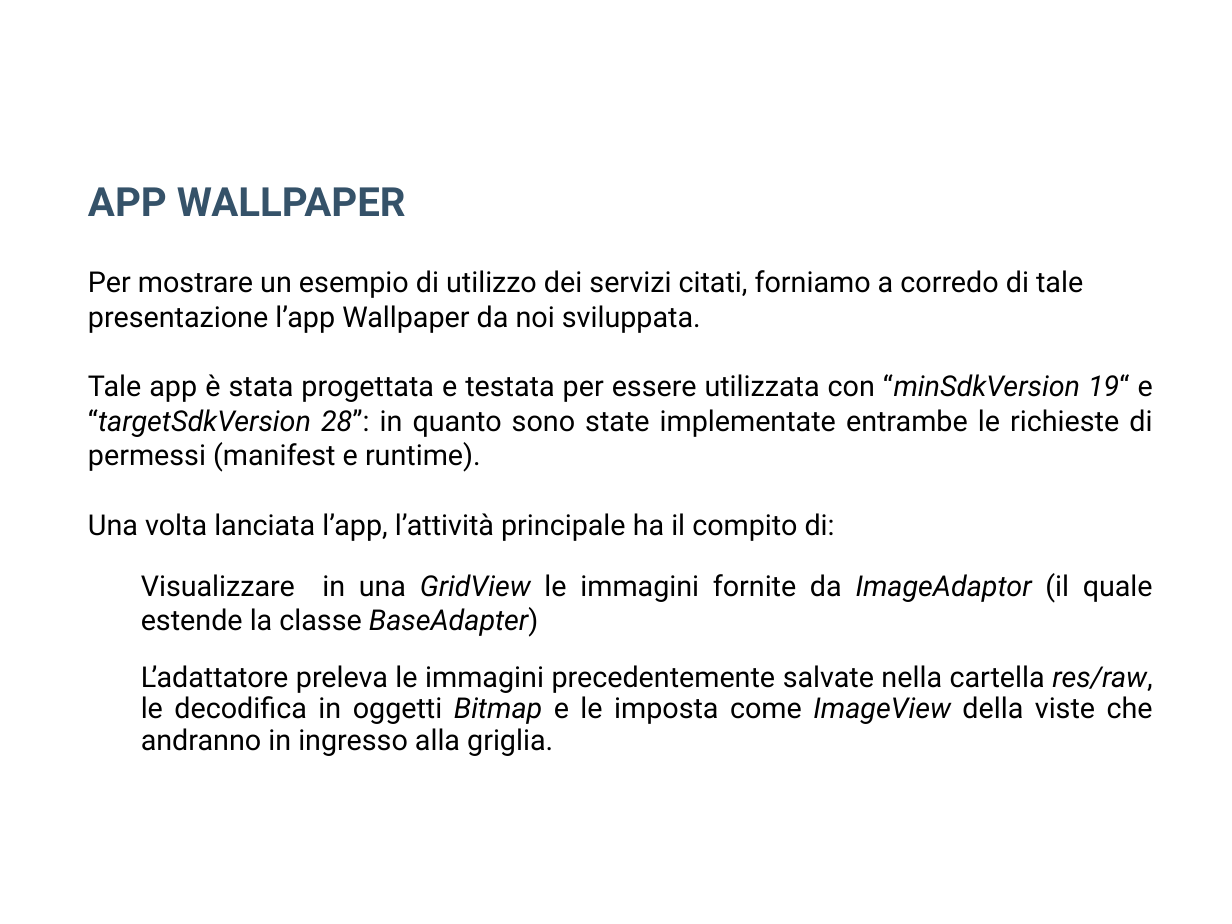
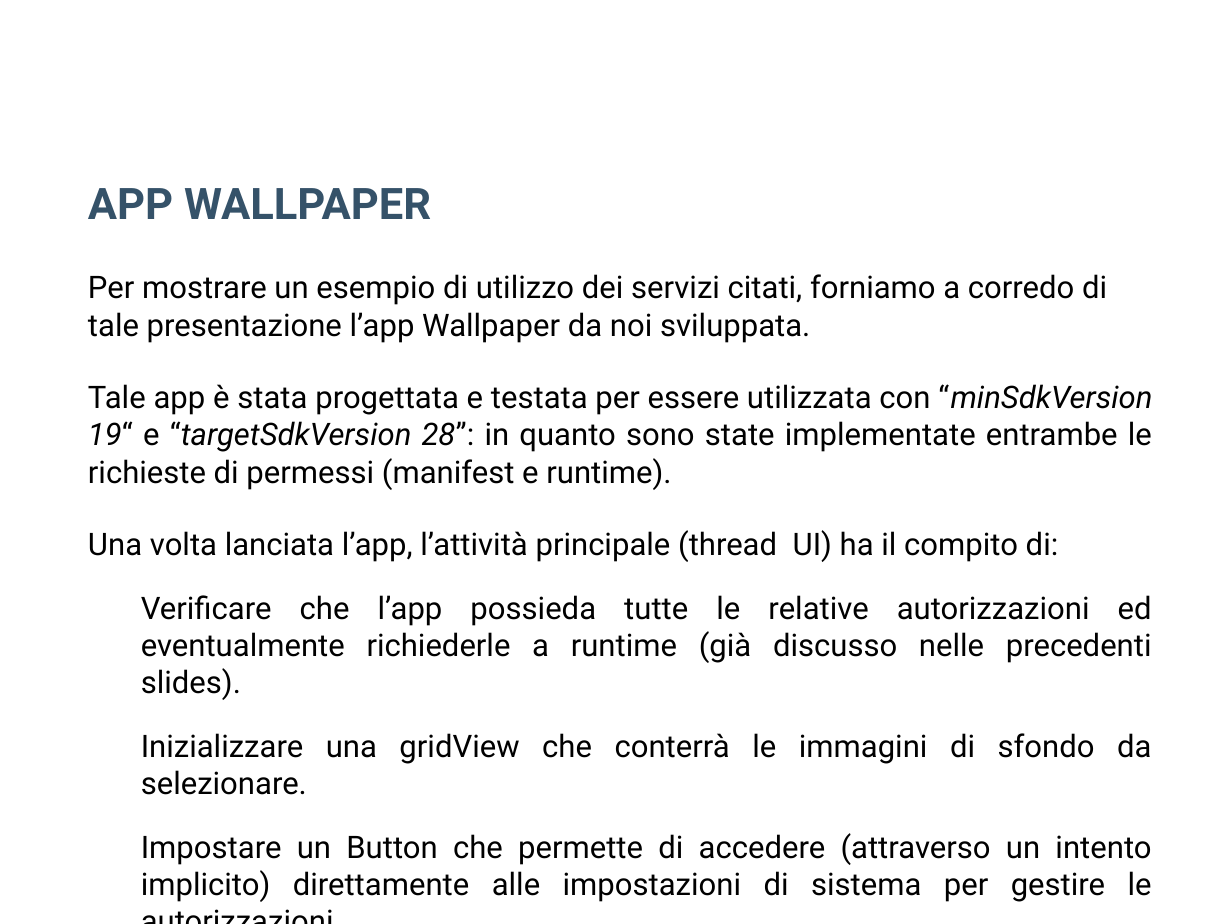
Before and after one commit to 0088024/Wallpaper_v4, a slide deck: slide 11 of ESONERO_WALLPAPERS_FPR-IOL2018(3).odp. Drawn at 1232x924 pixels with LibreOffice and Linux fonts; fonts in the diff are those of the drawing; background and template pictures are left out. Boxes give left, top, right and bottom in pixels: in the first picture for what was removed or moved away, otherwise in the second. Text is boxed around its words. In the diff, an @@ line names an element or a change of style, - is before the commit and + after.

```diff
--- a/ESONERO_WALLPAPERS_FPR-IOL2018(3).odp
+++ b/ESONERO_WALLPAPERS_FPR-IOL2018(3).odp
@@ text at [88, 188, 1152, 490]: size 25.9 to 28 pt in "APP WALLPAPER"; size 18.5 to 20 pt in "Per mostrare un esempio di utilizzo dei ...", "Tale app è stata progettata e testata ..." @@
@@ text at [88, 530, 1152, 902]: text changed; size 18.5 to 20 pt @@
-Una volta lanciata l’app, l’attività principale ha il compito di:
-● Visualizzare in una GridView le immagini fornite da ImageAdaptor (il quale estende la classe BaseAdapter)
-● L’adattatore preleva le immagini precedentemente salvate nella cartella res/raw, le decodifica in oggetti Bitmap e le imposta come ImageView della viste che andranno in ingresso alla griglia.
+Una volta lanciata l’app, l’attività principale (thread UI) ha il compito di:
+● Verificare che l’app possieda tutte le relative autorizzazioni ed eventualmente richiederle a runtime (già discusso nelle precedenti slides).
+● Inizializzare una gridView che conterrà le immagini di sfondo da selezionare.
+● Impostare un Button che permette di accedere (attraverso un intento implicito) direttamente alle impostazioni di sistema per gestire le autorizzazioni.
```
Also in this commit, not shown: 4 other slides changed, 1 slide added, 2 slides removed.
